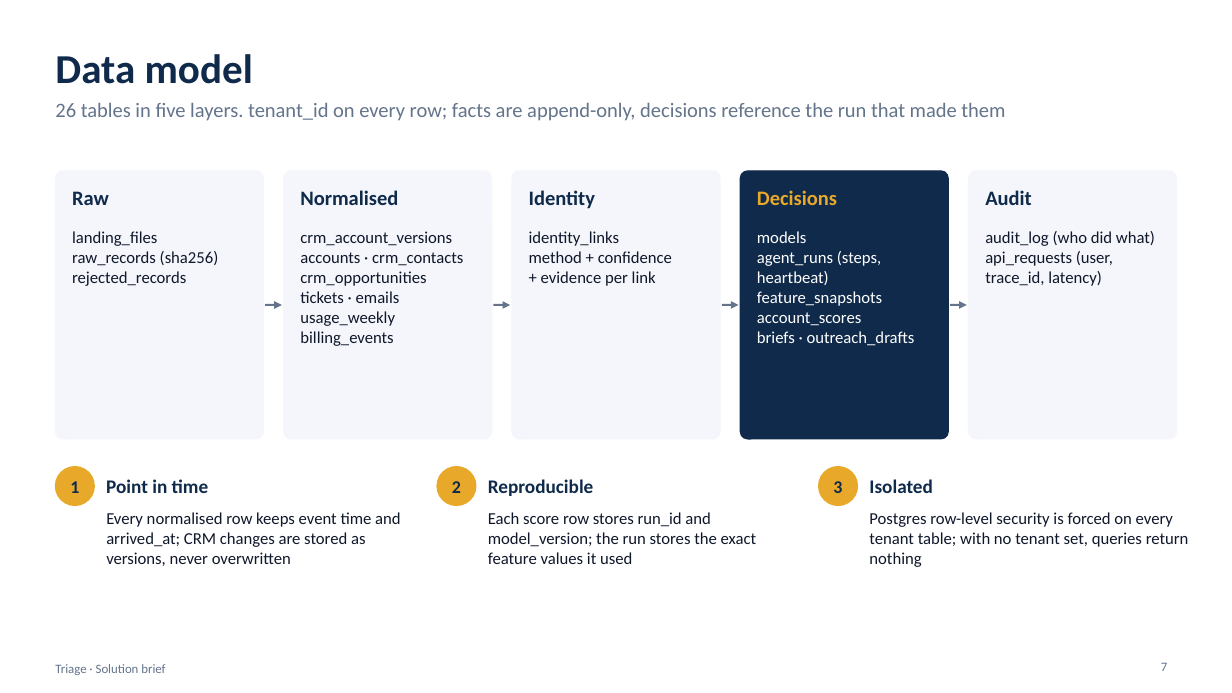
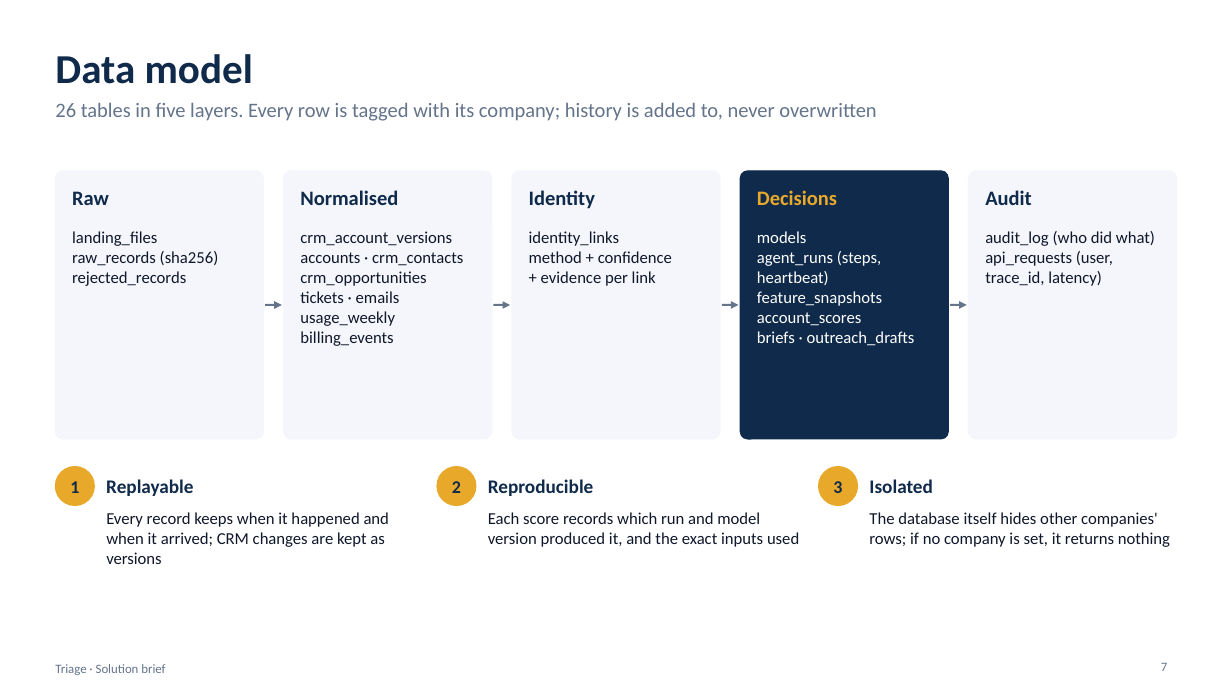
Before and after one commit to kuldeep24680/csm-triage, a slide deck: slide 7 of project_context/Triage_Solution_Brief.pptx. Drawn at 1232x693 pixels with LibreOffice and Linux fonts; fonts in the diff are those of the drawing. Boxes give left, top, right and bottom in pixels: in the first picture for what was removed or moved away, otherwise in the second. Text is boxed around its words. In the diff, an @@ line names an element or a change of style, - is before the commit and + after.

Commit message:
Solution brief: plain-language wording and a glossary slide

```diff
--- a/project_context/Triage_Solution_Brief.pptx
+++ b/project_context/Triage_Solution_Brief.pptx
@@ text at box(55, 103, 876, 121): text changed @@
-26 tables in five layers. tenant_id on every row; facts are append-only, decisions reference the run that made them
+26 tables in five layers. Every row is tagged with its company; history is added to, never overwritten
@@ text at box(106, 479, 193, 496): text changed @@
-Point in time
+Replayable
@@ text at box(106, 512, 389, 564): text changed @@
-Every normalised row keeps event time and arrived_at; CRM changes are stored as versions, never overwritten
+Every record keeps when it happened and when it arrived; CRM changes are kept as versions
@@ text at box(488, 512, 799, 547): text changed @@
-Each score row stores run_id and model_version; the run stores the exact feature values it used
+Each score records which run and model version produced it, and the exact inputs used
@@ text at box(869, 512, 1170, 547): text changed @@
-Postgres row-level security is forced on every tenant table; with no tenant set, queries return nothing
+The database itself hides other companies' rows; if no company is set, it returns nothing
```
Also in this commit, not shown: 14 other slides changed, 1 slide added.
